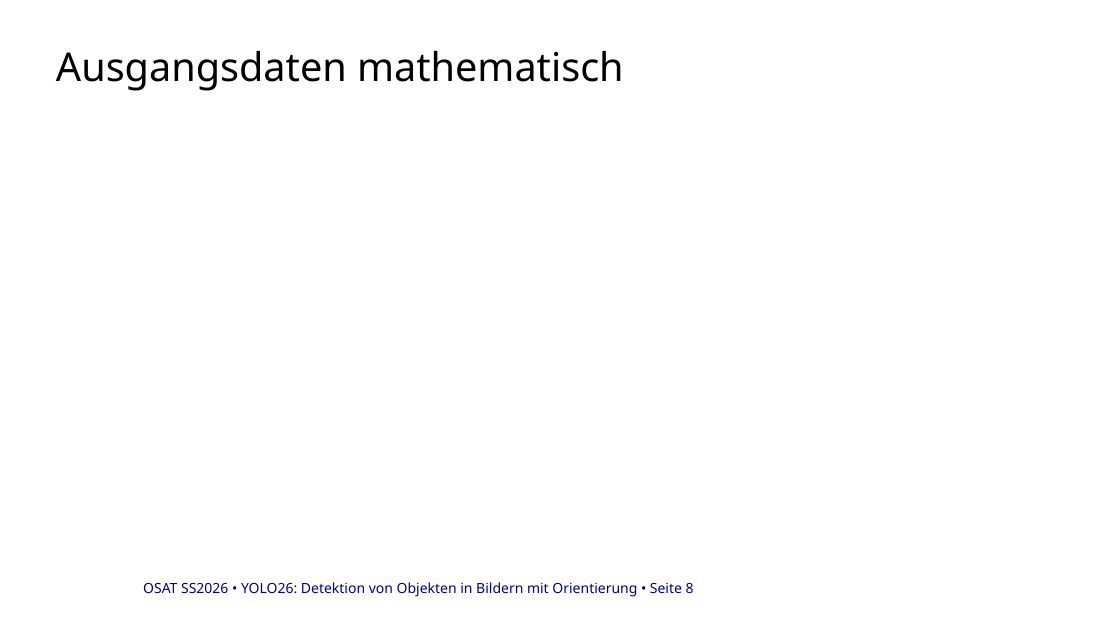
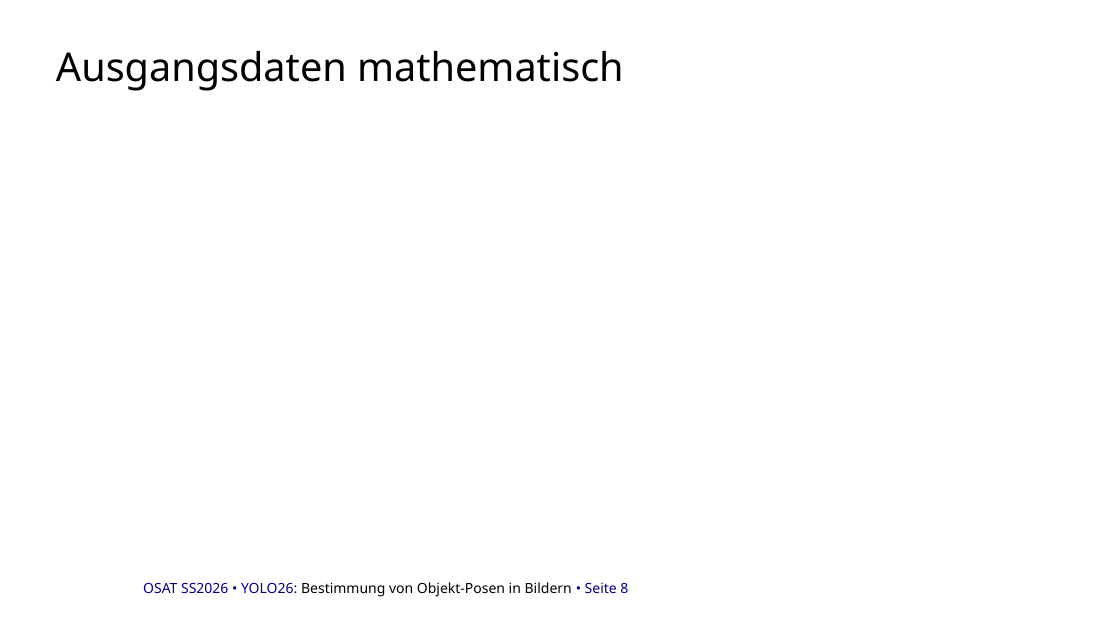
Before and after one commit to danhcon123/yolo_pose_estimation, a slide deck: slide 8 of docu/Zwischen Präsentation.pptx. Drawn at 1120x630 pixels with LibreOffice and Linux fonts; fonts in the diff are those of the drawing; background and template pictures are left out. Boxes give left, top, right and bottom in pixels: in the first picture for what was removed or moved away, otherwise in the second. Text is boxed around its words. In the diff, an @@ line names an element or a change of style, - is before the commit and + after.

```diff
--- a/docu/Zwischen Präsentation.pptx
+++ b/docu/Zwischen Präsentation.pptx
@@ text at [143, 582, 628, 597]: text changed; text colour #00008C to #000000 @@
-OSAT SS2026 • YOLO26: Detektion von Objekten in Bildern mit Orientierung • Seite 8
+OSAT SS2026 • YOLO26: Bestimmung von Objekt-Posen in Bildern • Seite 8
```
Also in this commit, not shown: 5 other slides changed, 7 slides added, 3 slides removed, 1 other file.
